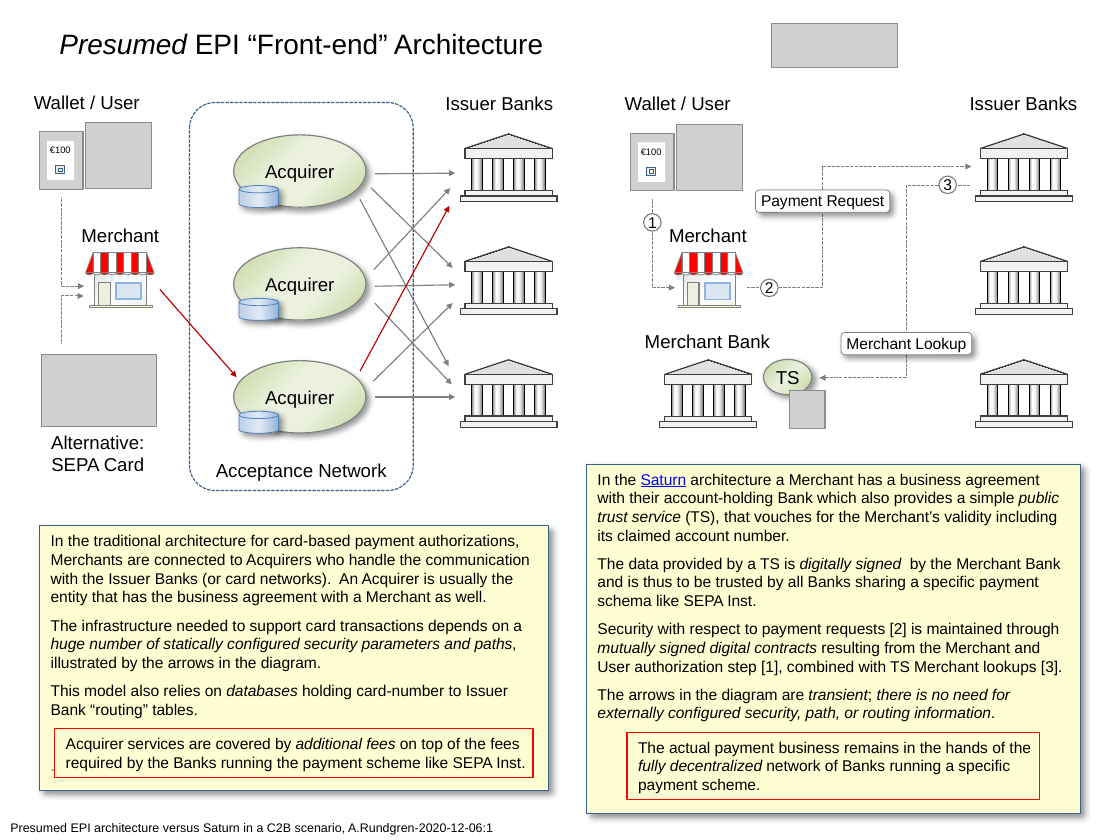
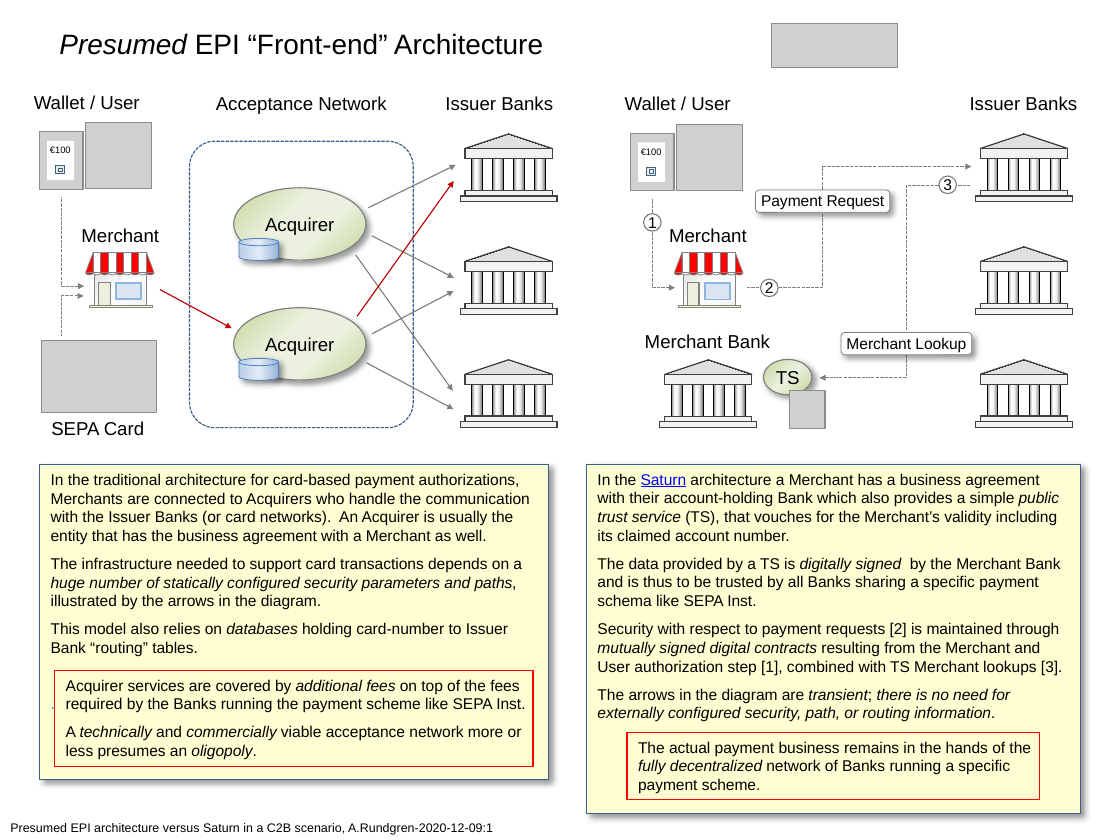
Before and after one commit to cyberphone/doc, a slide deck: slide 1 of saturn/epi(presumed)-vs-saturn.pptx. Drawn at 1120x840 pixels with LibreOffice and Linux fonts; fonts in the diff are those of the drawing; grey boxes stand for pictures. Boxes give left, top, right and bottom in pixels: in the first picture for what was removed or moved away, otherwise in the second. Text is boxed around its words. In the diff, an @@ line names an element or a change of style, - is before the commit and + after.

Commit message:
Added oligopoly

```diff
--- a/saturn/epi(presumed)-vs-saturn.pptx
+++ b/saturn/epi(presumed)-vs-saturn.pptx
@@ text "Acceptance Network": place and size @@
-text "Acceptance Network" at [216,463,386,481]
+text "Acceptance Network" at [216,96,386,114]
@@ rounded rectangle: place and size @@
-rounded rectangle at [189,103,413,491]
+rounded rectangle at [189,141,413,428]
@@ arrow moved from (375, 174) - (455, 174) to (368, 208) - (456, 165) @@
@@ ellipse "Acquirer": place and size @@
-ellipse "Acquirer" at [234,134,366,207]
+ellipse "Acquirer" at [234,188,366,261]
@@ arrow moved from (360, 371) - (449, 206) to (357, 316) - (454, 181) @@
@@ arrow removed from (374, 270) to (450, 188) @@
@@ cylinder: place and size @@
-cylinder at [239,186,278,208]
+cylinder at [239,239,278,261]
@@ arrow moved from (371, 188) - (452, 268) to (372, 236) - (454, 278) @@
@@ ellipse removed at [234,248,366,320] @@
-Acquirer
@@ arrow moved from (360, 199) - (449, 366) to (356, 255) - (452, 391) @@
@@ freeform shape: place and size @@
-freeform shape at [62,296,84,344]
+freeform shape at [62,296,84,335]
@@ arrow moved from (160, 290) - (236, 377) to (160, 290) - (232, 328) @@
@@ cylinder removed at [239,298,278,320] @@
@@ arrow moved from (373, 381) - (452, 304) to (372, 334) - (454, 291) @@
@@ arrow removed from (375, 287) to (455, 284) @@
@@ ellipse "Acquirer": place and size @@
-ellipse "Acquirer" at [234,361,366,433]
+ellipse "Acquirer" at [234,308,366,381]
@@ arrow removed from (375, 304) to (451, 384) @@
@@ picture: place and size @@
-picture at [41,355,157,427]
+picture at [41,340,157,412]
@@ cylinder: place and size @@
-cylinder at [239,411,278,433]
+cylinder at [239,358,278,381]
@@ arrow moved from (375, 396) - (455, 396) to (366, 363) - (454, 409) @@
@@ text "SEPA Card": place and size @@
-text "SEPA Card" at [51,435,144,472]
+text "SEPA Card" at [51,421,144,436]
@@ text at [51,435,144,449]: paragraph removed @@
-Alternative:
@@ rectangle "In the traditional architecture for ...": place and size @@
-rectangle "In the traditional architecture for ..." at [39,525,548,790]
+rectangle "In the traditional architecture for ..." at [39,465,548,781]
@@ rectangle "Acquirer services are covered by ...": place and size @@
-rectangle "Acquirer services are covered by ..." at [55,728,533,777]
+rectangle "Acquirer services are covered by ..." at [55,670,533,766]
@@ text in rectangle at [66,725,522,760]: paragraph added @@
+A technically and commercially viable acceptance network more or less presumes an oligopoly.
```
Also in this commit, not shown: 1 other file.
